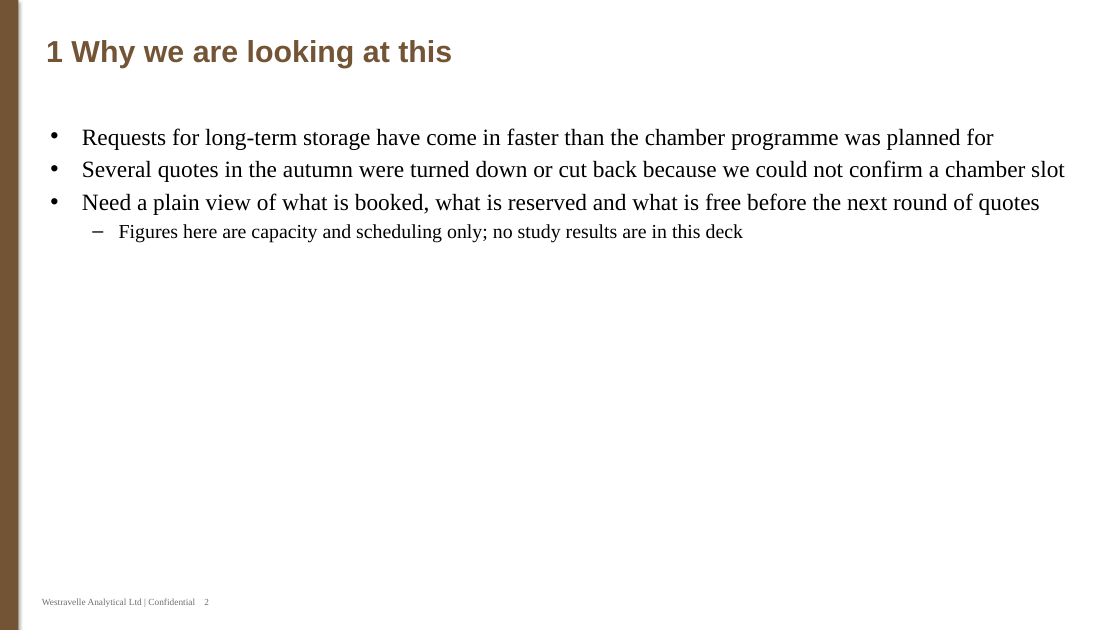
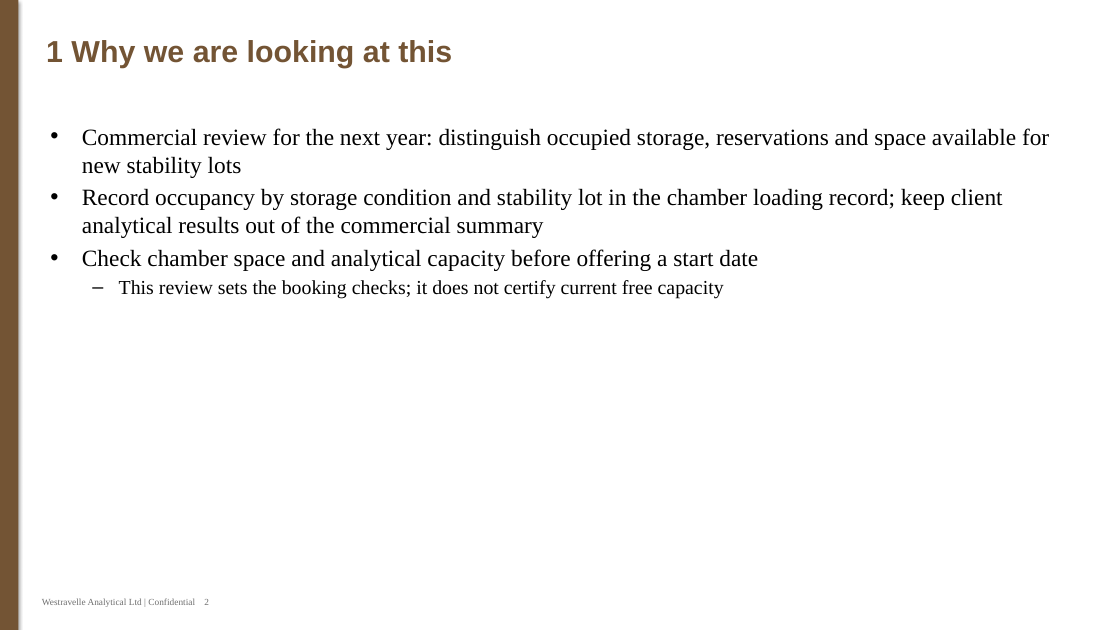
Before and after one commit to 60xAI/portco-mock-dataset, a slide deck: slide 2 of output/archive/Archive/Users/garethb_old_laptop/Commercial/Capacity_Reviews/CHAMBER_CAPACITY_2017_Rev02.pptx. Drawn at 1120x630 pixels with LibreOffice and Linux fonts; fonts in the diff are those of the drawing. Boxes give left, top, right and bottom in pixels: in the first picture for what was removed or moved away, otherwise in the second. Text is boxed around its words. In the diff, an @@ line names an element or a change of style, - is before the commit and + after.

Commit message:
Stage 8 review fixes: E-024

```diff
--- a/output/archive/Archive/Users/garethb_old_laptop/Commercial/Capacity_Reviews/CHAMBER_CAPACITY_2017_Rev02.pptx
+++ b/output/archive/Archive/Users/garethb_old_laptop/Commercial/Capacity_Reviews/CHAMBER_CAPACITY_2017_Rev02.pptx
@@ text at [82, 128, 1049, 299]: text changed @@
-• Requests for long-term storage have come in faster than the chamber programme was planned for
-• Several quotes in the autumn were turned down or cut back because we could not confirm a chamber slot
-• Need a plain view of what is booked, what is reserved and what is free before the next round of quotes
-  – Figures here are capacity and scheduling only; no study results are in this deck
+• Commercial review for the next year: distinguish occupied storage, reservations and space available for new stability lots
+• Record occupancy by storage condition and stability lot in the chamber loading record; keep client analytical results out of the commercial summary
+• Check chamber space and analytical capacity before offering a start date
+  – This review sets the booking checks; it does not certify current free capacity
```
Also in this commit, not shown: 4 other slides changed, 1 slide added, 2 slides removed, 1 other file.
